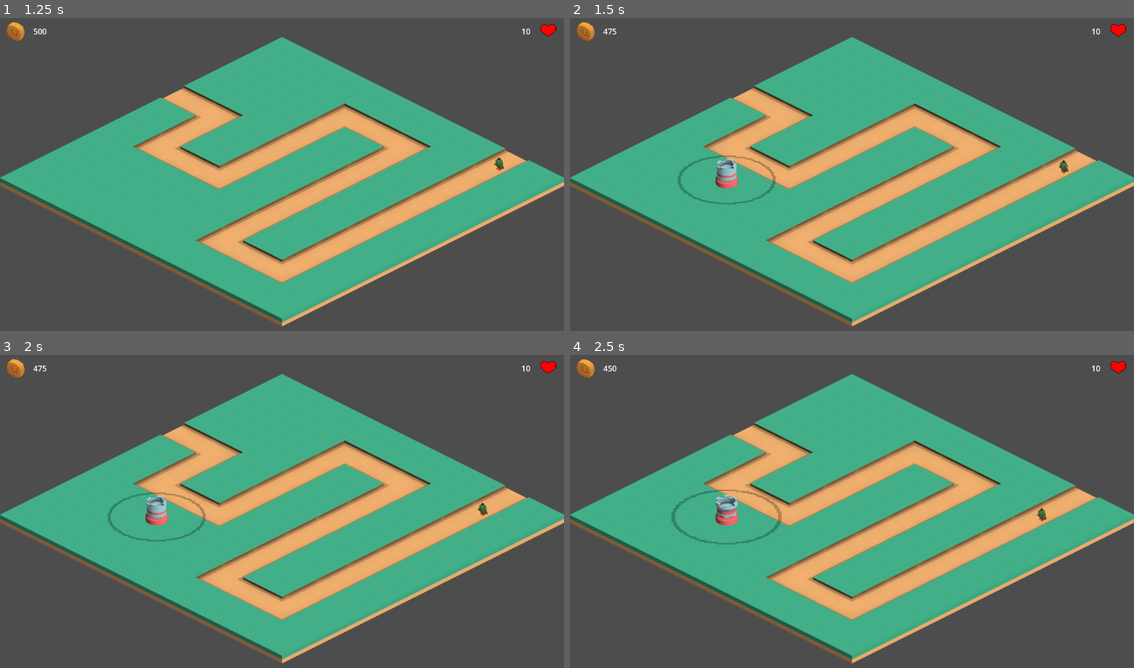
Above: before the commit, frames 1-4 (two rows, left to right).
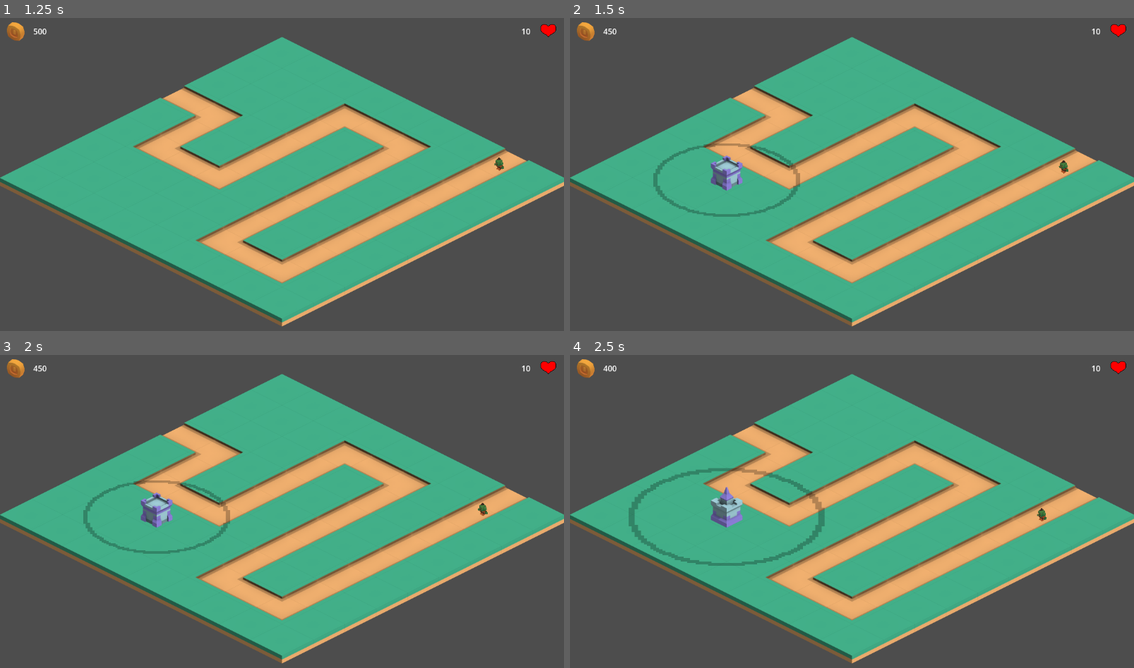
Above: after the commit, the same moments.

Repository: Robert-Riordan-UCD/GameDevJourney
Game: Godot game, scene res://Levels/Level1.tscn
Same seed, same stepped clock (60 frames per second), same inputs: the game is played once before the commit and once after it.
Inputs (mouse positions are in pixels of both pictures, inside the frame that each line leads up to):
- Up to frame 1 (1.25 s): tap Enter at 0.5 s; move the mouse to (406, 158) at 0.52 s; press the mouse at (406, 158) at 0.53 s
- Up to frame 2 (1.5 s): move the mouse to (739, 190) at 1.27 s; release the mouse at (739, 190) at 1.28 s; click (739, 190) at 1.35 s
- Up to frame 3 (2 s): no input
- Up to frame 4 (2.5 s): move the mouse to (727, 517) at 2.02 s; hold Right mouse button (right_mouse) from 2.03 s (still down); click (727, 517) at 2.3 s

Frame 1 is identical in both runs. In frame 2, 1.3% of the frame differs, in the area x 6-41%, y 3-64%; in frame 3, 1.3%; in frame 4, 1.9%, in the area x 6-46%, y 3-68%.

Commit message:
Created a mortar tower

Diff:
--- /dev/null
+++ b/Isometric_Tower_Defense/Towers/MortarTower.tscn
@@ -0,0 +1,30 @@
+[gd_scene load_steps=2 format=3 uid="uid://c0tautgj7cheu"]
+
+[ext_resource type="PackedScene" uid="uid://disy4deitnyhg" path="res://Towers/Tower.tscn" id="1_4fnxo"]
+
+[node name="MortarTower" instance=ExtResource("1_4fnxo")]
+levels = [{
+"cooldown": 1.5,
+"damage": 2,
+"next_price": 50,
+"range": 250,
+"sprite": "res://Towers/mortarTowerLevel0.png"
+}, {
+"cooldown": 1.25,
+"damage": 2,
+"next_price": 50,
+"range": 300,
+"sprite": "res://Towers/mortarTowerLevel1.png"
+}, {
+"cooldown": 1.1,
+"damage": 2,
+"next_price": 50,
+"range": 350,
+"sprite": "res://Towers/mortarTowerLevel2.png"
+}, {
+"cooldown": 1.0,
+"damage": 3,
+"next_price": null,
+"range": 400,
+"sprite": "res://Towers/mortarTowerLevel3.png"
+}]
--- a/Isometric_Tower_Defense/Towers/Tower.gd
+++ b/Isometric_Tower_Defense/Towers/Tower.gd
@@ -50,7 +50,7 @@
 var enemies : Array = []
 
 func _ready():
-	set_level(current_level)
+	set_level()
 
 func _on_area_entered(area):
 	if area is Enemy:
@@ -80,9 +80,9 @@
 
 func level_up() -> void:
 	current_level = min(current_level + 1, len(levels))
-	set_level(current_level)
+	set_level()
 
-func set_level(level: int) -> void:
+func set_level() -> void:
 	range = levels[current_level]["range"]
 	damage = levels[current_level]["damage"]
 	cooldown = levels[current_level]["cooldown"]
--- a/Isometric_Tower_Defense/Towers/TowerManager.gd
+++ b/Isometric_Tower_Defense/Towers/TowerManager.gd
@@ -6,13 +6,18 @@
 
 var crossbow_tower_scene := preload("res://Towers/CrossbowTower.tscn")
 var mage_tower_scene := preload("res://Towers/MageTower.tscn")
+var mortar_tower_scene := preload("res://Towers/MortarTower.tscn")
 
 func _input(event):
 	if event.is_action_pressed("left_mouse"):
 		if ground_tile_map.can_place_tower(get_global_mouse_position()):
-			var new_tower : Tower = crossbow_tower_scene.instantiate()
-			if randf() > .5:
+			var new_tower : Tower = mortar_tower_scene.instantiate()
+			var r : float = randf()
+			if r < .33:
 				new_tower = mage_tower_scene.instantiate()
+			elif r < .66:
+				new_tower = crossbow_tower_scene.instantiate()
+
 			if !level_manager.spend_gold(new_tower.price):
 				return
 			add_child(new_tower)
Binary file added: Isometric_Tower_Defense/Towers/mortarTowerLevel0.png
Binary file added: Isometric_Tower_Defense/Towers/mortarTowerLevel1.png
Binary file added: Isometric_Tower_Defense/Towers/mortarTowerLevel2.png
Binary file added: Isometric_Tower_Defense/Towers/mortarTowerLevel3.png
